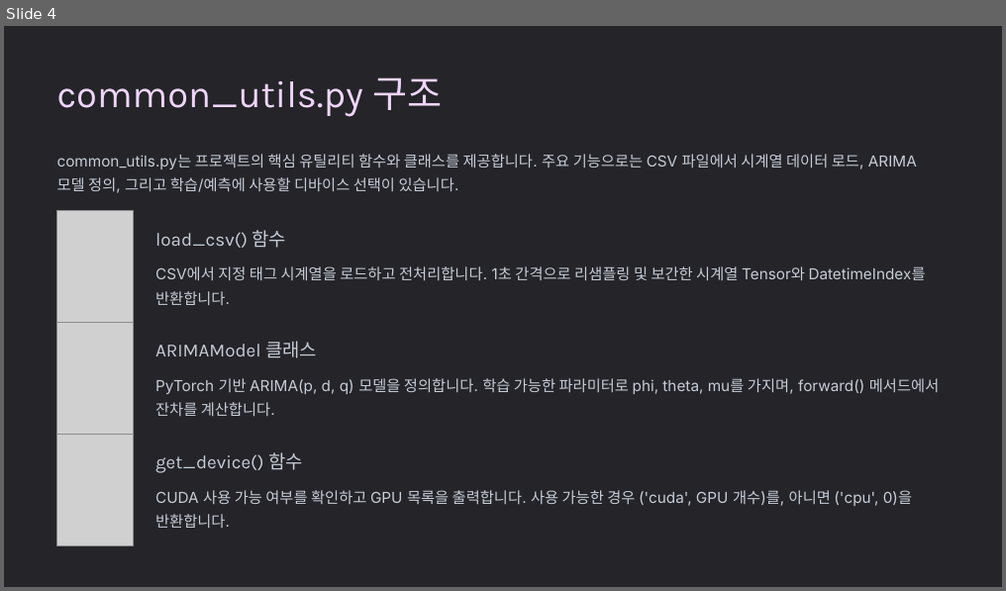
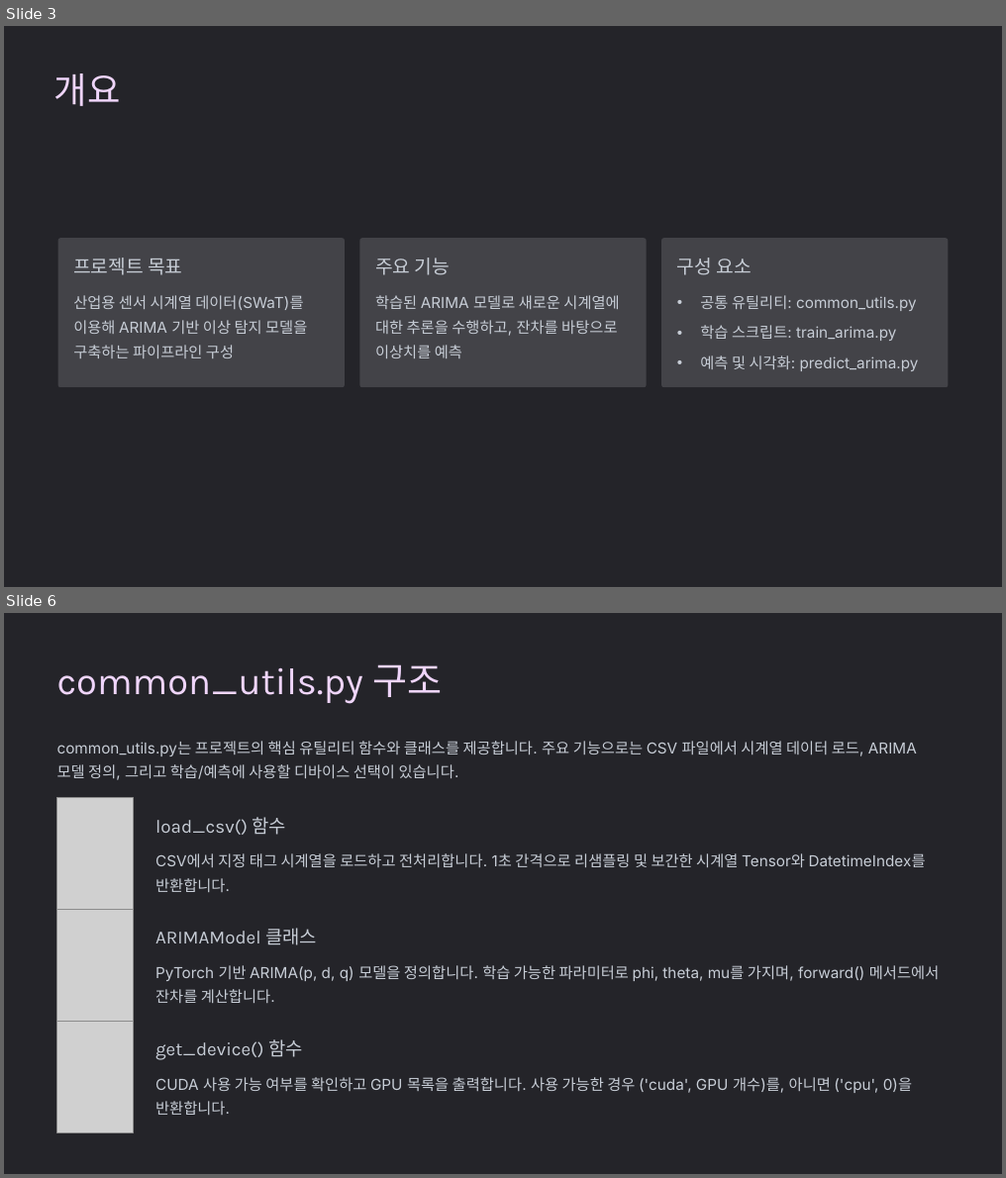
Before and after one commit to dhkeum9886/kmu-deeplearning, a slide deck: 과제/딥러닝특론_8주차과제_K2025029_금동환.pptx. Shown one above the other, each under a label of ours: slide 4 before the commit, slides 3 and 6 after it; the slides between them are not shown. The pictures are 1006x591 and 1006x1178 pixels, drawn with LibreOffice and Linux fonts; fonts in the diff are those of the drawing; grey boxes stand for pictures; background and template pictures are left out. Boxes give left, top, right and bottom in pixels: in the first picture for what was removed or moved away, otherwise in the second. Text is boxed around its words. In the diff, an @@ line names an element or a change of style, - is before the commit and + after.

```diff
--- a/과제/딥러닝특론_8주차과제_K2025029_금동환.pptx
+++ b/과제/딥러닝특론_8주차과제_K2025029_금동환.pptx
@@ slide 3 added at box(4, 26, 1002, 587), background #FFFFFF; not listed: 1 template element that a slide beside it also shows @@
@@ text added at box(54, 74, 121, 106), 41.5 pt, text #EFD5FA @@
+개요
@@ rounded rectangle added at box(58, 238, 345, 387), fill #434348 @@
@@ text added at box(73, 258, 182, 275), 22 pt, text #C7CDD6 @@
+프로젝트 목표
@@ rounded rectangle added at box(360, 238, 647, 387), fill #434348 @@
@@ text added at box(375, 258, 450, 275), 22 pt, text #C7CDD6 @@
+주요 기능
@@ rounded rectangle added at box(661, 238, 947, 387), fill #434348 @@
@@ text added at box(677, 258, 750, 275), 22 pt, text #C7CDD6 @@
+구성 요소
@@ text added at box(73, 295, 307, 359), 17.5 pt, text #C7CDD6 @@
+산업용 센서 시계열 데이터(SWaT)를 이용해 ARIMA 기반 이상 탐지 모델을 구축하는 파이프라인 구성
@@ text added at box(375, 295, 619, 359), 17.5 pt, text #C7CDD6 @@
+학습된 ARIMA 모델로 새로운 시계열에 대한 추론을 수행하고, 잔차를 바탕으로 이상치를 예측
@@ text added at box(700, 295, 917, 311), 17.5 pt, text #C7CDD6 @@
+• 공통 유틸리티: common_utils.py
@@ text added at box(700, 325, 896, 341), 17.5 pt, text #C7CDD6 @@
+• 학습 스크립트: train_arima.py
@@ text added at box(700, 356, 919, 372), 17.5 pt, text #C7CDD6 @@
+• 예측 및 시각화: predict_arima.py
@@ what was slide 4 is now slide 6 @@
```
Also in this commit, not shown: 2 slides changed, 1 other slide added, 1 other file.
